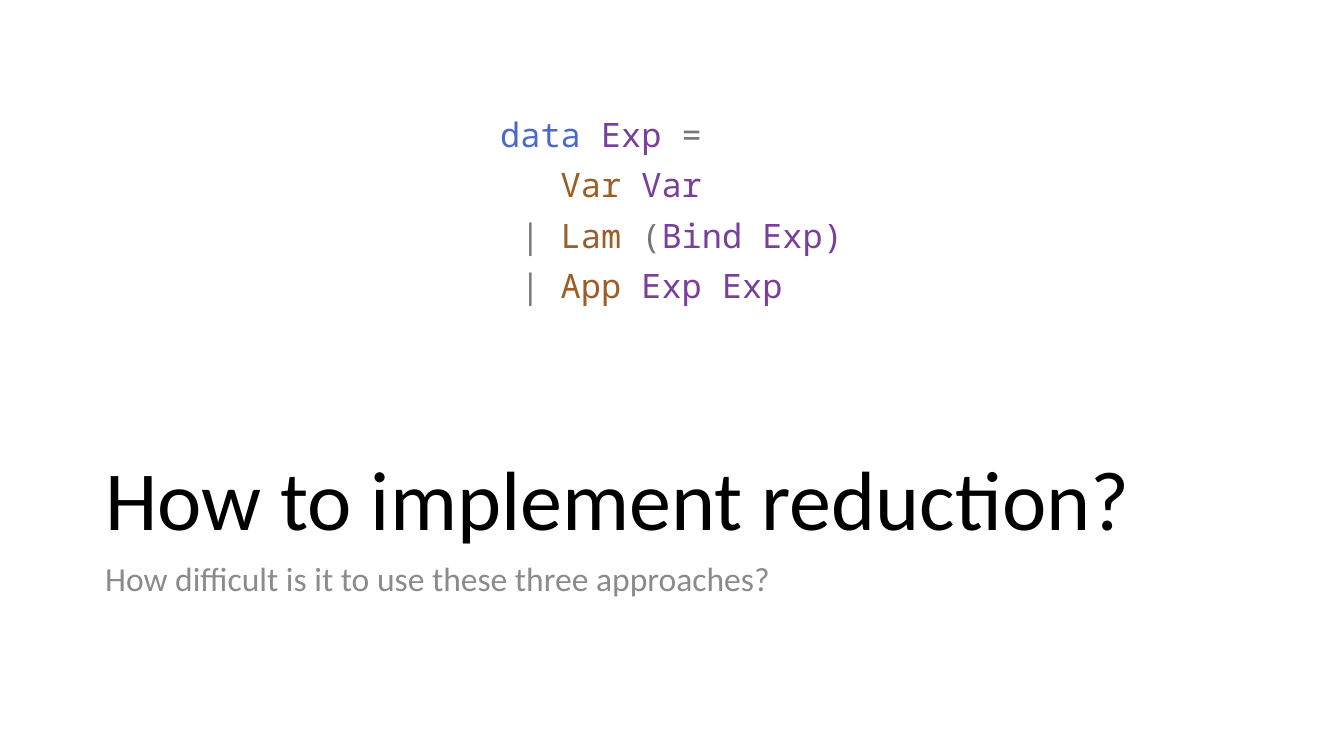
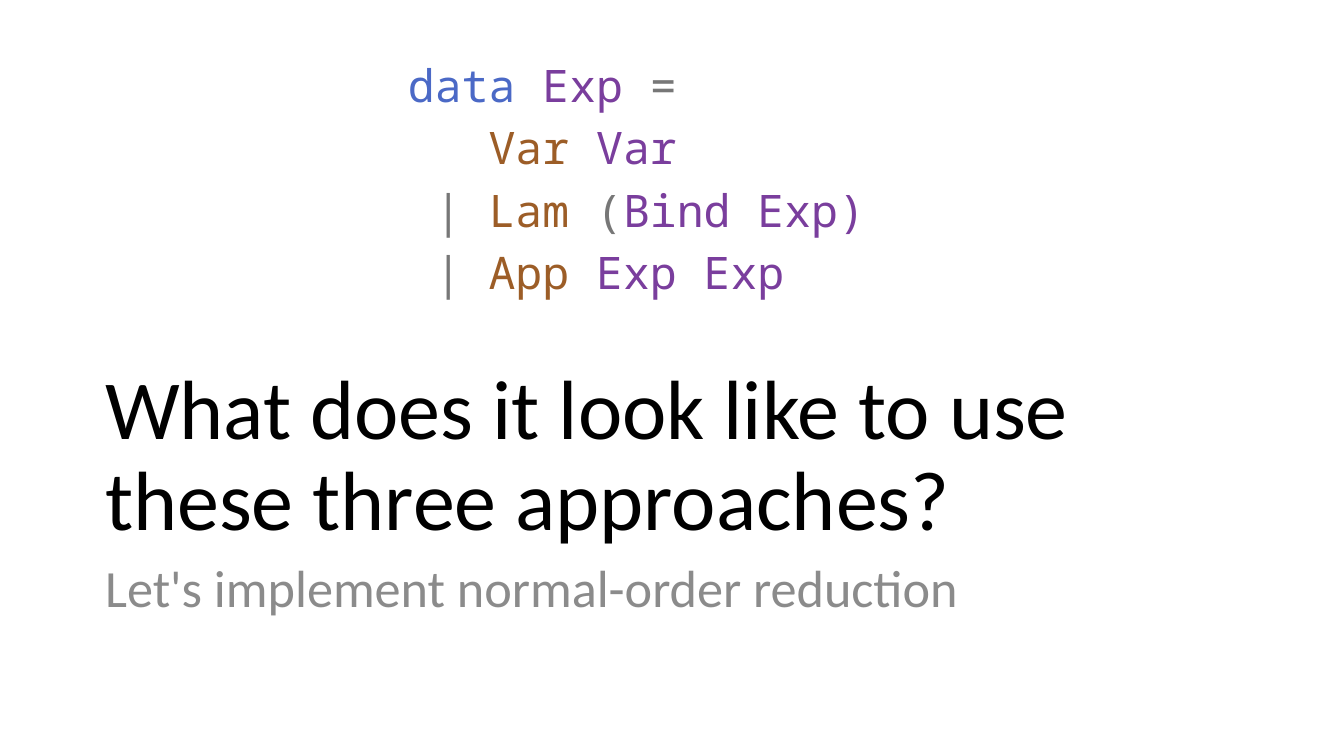
Before and after one commit to sweirich/lambda-n-ways, a slide deck: slide 15 of doc/love-2021.pptx (slide 20 before the commit). Drawn at 1344x756 pixels with LibreOffice and Linux fonts; fonts in the diff are those of the drawing. Boxes give left, top, right and bottom in pixels: in the first picture for what was removed or moved away, otherwise in the second. Text is boxed around its words. In the diff, an @@ line names an element or a change of style, - is before the commit and + after.

```diff
--- a/doc/love-2021.pptx
+++ b/doc/love-2021.pptx
@@ text "data Exp =": place and size @@
-text "data Exp =" at <box>500,121,843,306</box>
+text "data Exp =" at <box>408,68,865,300</box>
@@ text "data Exp =" at <box>408,68,865,300</box>: size 18 to 24 pt @@
@@ title at <box>105,380,1068,544</box>: text changed @@
-How to implement reduction?
+What does it look like to use these three approaches?
@@ text at <box>105,571,957,616</box>: text changed; size 18 to 28 pt @@
-How difficult is it to use these three approaches?
+Let's implement normal-order reduction
```
Also in this commit, not shown: 14 other slides changed, 2 slides added.
